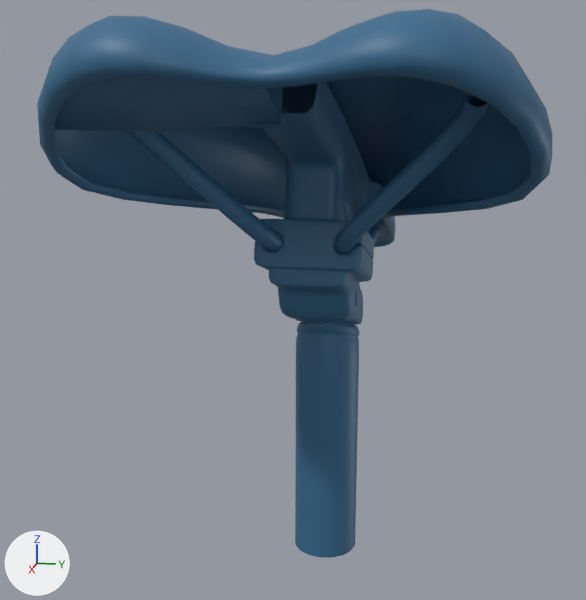
An edit to the glTF model app/src/resources/testGeometry/models/saddleBlue.gltf, drawn before and after from the same camera.
One viewpoint serves both versions: a camera (50 mm lens) standing at (0.825, 0.128, 0.479) and looking at (0.006, -0.036, 0.275). The axes (+X, +Y, +Z) are drawn at lower left. The lights are the same throughout. Vertices at the same position are counted once.

Names of what the first picture shows: 'SEATPOST'.
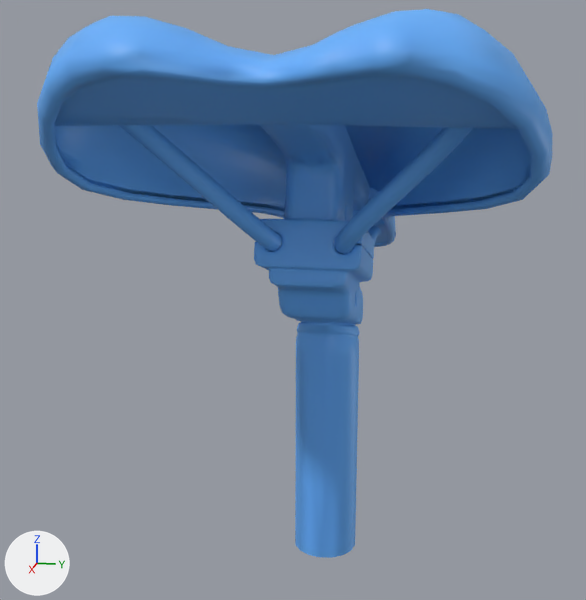
Patch to the scene script:
```diff
--- a/app/src/resources/testGeometry/models/saddleBlue.gltf.py
+++ b/app/src/resources/testGeometry/models/saddleBlue.gltf.py
@@ mat_material_005 @@
+mat_material_005 = principled_material('Material.005')
+mat_material_005.base_color = (0.132, 0.441, 1.0)  # blue #66b1ff
@@ me_plane_007 @@
 # used by ob_seatpost; location = (0.0, 0.0, 0.0)
-me_plane_007.from_pydata(...)  # 8198 vertices, 15854 faces; spans x -0.313..0.317, y -0.194..0.194, z -0.009..0.535
+me_plane_007.from_pydata(...)  # 8882 vertices, 17246 faces; spans x -0.313..0.317, y -0.194..0.194, z -0.009..0.535
+# me_plane_007 part 1: the loose piece of 20 vertices spanning x 0.216..0.312, y -0.183..0.0, z 0.457..0.512 is rebuilt with 117 vertices and now spans x 0.217..0.307, y -0.18..0.18, z 0.46..0.51, in mat_material_005 (blue #66b1ff)
+# me_plane_007 part 2: 587 vertices added at x -0.308..0.312, y -0.189..0.189, z 0.285..0.525
+# me_plane_007 part 3: 15806 faces spanning x -0.313..0.317, y -0.194..0.194, z -0.009..0.535 switch from mat_material_002 (blue #35698e) to mat_material_005 (blue #66b1ff)
```

Changed parts and their boxes [x1, y1, x2, y2] in the pictures (586 x 600 px):
part 1 of me_plane_007, rebuilt (102% wider)
    before: [55, 77, 283, 131]
    after: [55, 76, 517, 129]
part 2 of me_plane_007, added (blue)
    after: [55, 124, 531, 237]
part 3 of me_plane_007, recoloured
    both: [37, 9, 552, 558]
